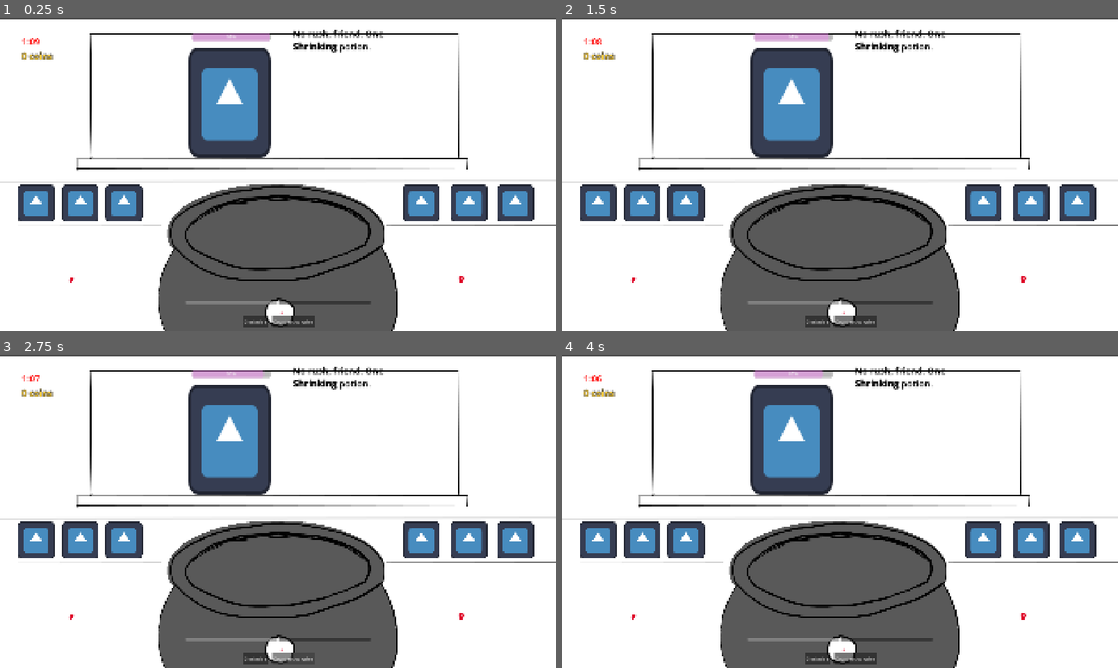
Above: before the commit, frames 1-4 (two rows, left to right).
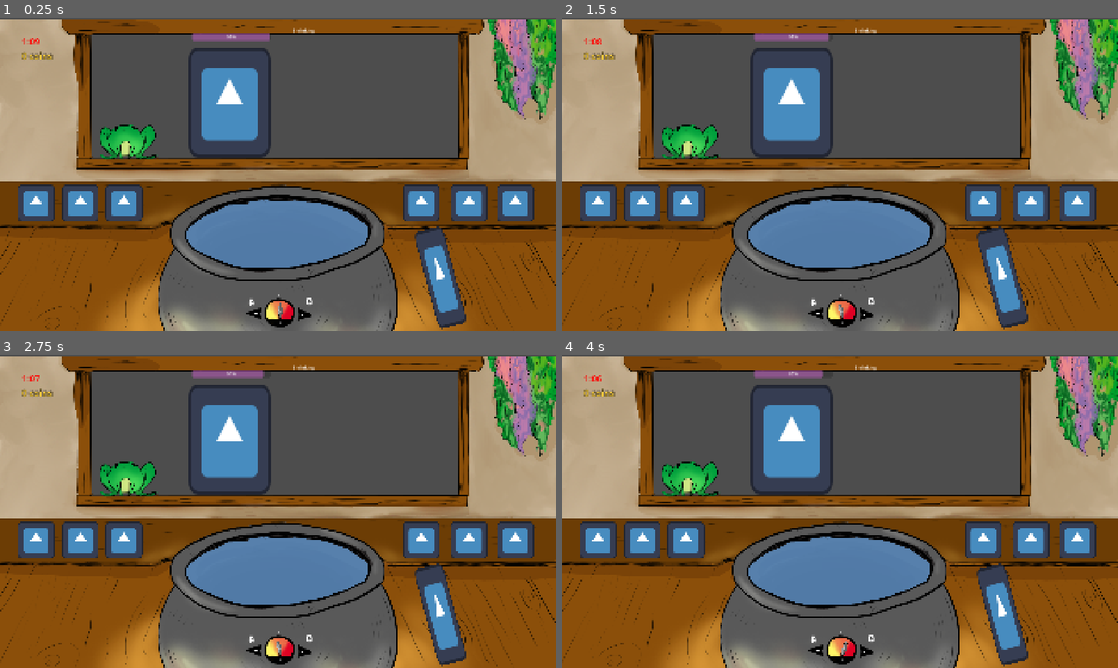
Above: after the commit, the same moments.

Repository: Eko199/Sugaming-Game-Jam-2026
Game: Godot game, scene res://main.tscn
Same seed, same stepped clock (60 frames per second), same inputs: the game is played once before the commit and once after it. The engine's default icon, where the game draws it, is replaced by a stand-in: a white triangle on a blue panel in a dark square.
Inputs (mouse positions are in pixels of both pictures, inside the frame that each line leads up to):
- Up to frame 1 (0.25 s): no input
- Up to frame 2 (1.5 s): click (817, 321) at 0.5 s, where only the run before the commit has a clickable "Clockwise"; click (817, 312) at 1.27 s
- Up to frame 3 (2.75 s): click (294, 658) at 2 s, where only the run before the commit has a clickable "Counterclockwise"
- Up to frame 4 (4 s): click (867, 652) at 2.77 s; tap Enter at 3.5 s; move the mouse to (962, 495) at 3.52 s; hold D (temp_up, bound only after the commit) from 3.53 s (still down); hold Right mouse button (spoon_drop, bound only after the commit) from 3.53 s (still down); click (962, 495) at 3.67 s

The runs differ from the first frame. In frame 1, 80% of the frame differs, in the area x 0-100%, y 0-100%; in frame 2, 80%; in frame 3, 80%; in frame 4, 80%.

Commit message:
Dial changes

Diff:
--- a/globals/constants.gd
+++ b/globals/constants.gd
@@ -10,8 +10,8 @@
 }
 
 enum RECIPE {
-	SHRINKING, STRENGTH, HEALING, FIRE_RESISTANCE, WATER_CONTROL,
-	NIGHT_VISION, JUMPING_POWER, CLONING
+	SHRINKING, STRENGTH, HEALING, FIRE_RESISTANCE,
+	WATER_CONTROL, JUMPING_POWER, CLONING
 }
 
 enum DEBUFF {
@@ -39,26 +39,17 @@
 	'blah',
 ]
 
-const REQUEST_LINES: Array = [
-	[
-		"QUICK! A %s potion, NOW!",
-		"%s potion! Hurry, hurry!",
-		"No time! %s potion, fast!",
-		"The dragon's coming! %s potion!!",
-	],
-	[
-		"Please give me a %s potion!",
-		"One %s potion, please.",
-		"I need a %s potion.",
-		"Got a %s potion for me?",
-	],
-	[
-		"Whenever you're ready, a %s potion please~",
-		"No rush, friend. One %s potion.",
-		"Take your time, I'd like a %s potion.",
-		"Ah, a %s potion would be lovely.",
-	],
+const INGREDIENT_COLOR: PackedColorArray = [
+	Color(0.72, 0.42, 0.18),
+	Color(0.95, 0.22, 0.08),
+	Color(0.45, 0.95, 0.80),
+	Color(0.92, 0.55, 0.95),
+	Color(0.40, 0.78, 0.15),
+	Color(1.00, 0.82, 0.15),
 ]
+const WATER_COLOR: Color = Color(0.40, 0.62, 0.85)
+const WATER_TINT_STRENGTH: PackedFloat32Array = [0.0, 0.65, 0.85, 1.0]
+const WATER_TINT_TIME: float = 0.4
 
 const QUALITY_MULT: PackedFloat32Array = [
 	0.0, 1.0, 1.5, 2.0
@@ -72,3 +63,4 @@
 const CUSTOMER_GAP: float = 1.0
 const RECIPE_DIFFICULTY_FALLOFF: float = 2.0
 const EASY_RECIPE_MIN_WEIGHT: float = 0.35
+const TEMP_DIAL_CHANGE: int = 5
--- a/globals/recipe.gd
+++ b/globals/recipe.gd
@@ -25,10 +25,6 @@
 	[Ingredient.TYPE.FROSTY_MINT, Ingredient.TYPE.UNICORN_TEARS] : [
 		Cons.RECIPE.WATER_CONTROL, Vector2i(10, 30),
 		Cons.STIR_PATTERN.COUNTERCLOCKWISE, 30
-	],
-	[Ingredient.TYPE.UNICORN_TEARS, Ingredient.TYPE.STAR_FLOWER] : [
-		Cons.RECIPE.NIGHT_VISION, Vector2i(60, 85),
-		Cons.STIR_PATTERN.CLOCKWISE, 30
 	],
 	[Ingredient.TYPE.EXPANDING_BEANS, Ingredient.TYPE.STAR_FLOWER] : [
 		Cons.RECIPE.JUMPING_POWER, Vector2i(40, 55),
--- a/globals/utility.gd
+++ b/globals/utility.gd
@@ -1,4 +1,31 @@
 extends Node
+
+class DragPreview extends Control:
+	var cauldron: Control
+	var water: TextureRect
+
+	func _ready() -> void:
+		cauldron = get_tree().get_first_node_in_group("cauldron")
+		if cauldron and cauldron.has_node("Water"):
+			water = cauldron.get_node("Water")
+
+	func _process(_delta: float) -> void:
+		var current_y: float = get_global_mouse_position().y
+		var water_y: float = 744.0
+		var water_z: int = 1
+
+		if is_instance_valid(cauldron) and cauldron.has_method("get_water_sort_y"):
+			water_y = cauldron.get_water_sort_y()
+			if cauldron.has_method("get_water_z_index"):
+				water_z = cauldron.get_water_z_index()
+		elif is_instance_valid(water):
+			water_y = water.global_position.y + water.size.y * (274.0 / 612.0)
+			water_z = water.z_index
+
+		if current_y > water_y:
+			z_index = water_z + 1
+		else:
+			z_index = max(0, water_z - 1)
 
 ## Returns the current main scene
 var scene: MainScene:
@@ -7,3 +34,21 @@
 ## Give an enum and key to get the name of the key
 func get_keyname(key: int, enu: Dictionary) -> String:
 	return (enu.find_key(key) as String).replace('_', ' ').capitalize()
+
+## Mixes colors
+func mix_colors(ings: Array[Ingredient.TYPE]) -> Color:
+	if ings.is_empty(): return Cons.WATER_COLOR
+	var sum: Color = Color(0, 0, 0)
+	var avg_sat: float = 0.0
+	var avg_val: float = 0.0
+	for ing in ings:
+		var col: Color = Cons.INGREDIENT_COLOR[ing]
+		sum += col.srgb_to_linear()
+		avg_sat += col.s
+		avg_val += col.v
+	var n: float = ings.size()
+	var mixed: Color = (sum / n).linear_to_srgb()
+	mixed.a = 1.0
+	mixed = Color.from_hsv(mixed.h, lerpf(mixed.s, avg_sat / n, 0.6), lerpf(mixed.v, avg_val / n, 0.5))
+	var strength: float = Cons.WATER_TINT_STRENGTH[mini(ings.size(), Cons.WATER_TINT_STRENGTH.size() - 1)]
+	return Cons.WATER_COLOR.lerp(mixed, strength)
--- a/main.gd
+++ b/main.gd
@@ -3,11 +3,13 @@
 
 @onready var round_timer: Timer = $UI/Timer
 @onready var customer: Customer = $Customer
+@onready var spoon: TextureRect = $Spoon
 
 var rng: RandomNumberGenerator = RandomNumberGenerator.new()
 var customers_spawned: int = 0
 var money: int = 0
 var potions_served: int = 0
+var is_spoon_held: bool = false
 
 func _ready() -> void:
 	rng.randomize()
@@ -15,7 +17,11 @@
 	Event.customer_paid.connect(_on_customer_paid)
 	_spawn_customer()
 
-## 0.0 at the start of the round, 1.0 at the end
+func _input(event: InputEvent) -> void:
+	if event.is_action_pressed('spoon_drop') and is_spoon_held:
+		spoon.show()
+		is_spoon_held = false
+
 func round_progress() -> float:
 	return 1.0 - round_timer.time_left / round_timer.wait_time
 
@@ -31,7 +37,6 @@
 	var weights: PackedFloat32Array = []
 	for i: int in Cons.RECIPE.size():
 		var weight: float = 1.0 / pow(1.0 + absf(i - target), Cons.RECIPE_DIFFICULTY_FALLOFF)
-		# Easier recipes never fully disappear later in the round
 		if i <= target: weight = maxf(weight, Cons.EASY_RECIPE_MIN_WEIGHT)
 		weights.append(weight)
 	return rng.rand_weighted(weights) as Cons.RECIPE
@@ -44,3 +49,7 @@
 func _on_customer_paid(amount: int, quality: Cons.QUALITY) -> void:
 	money += roundi(amount * Cons.QUALITY_MULT[quality])
 	Event.money_changed.emit(money)
+
+func _on_spoon_button_up() -> void:
+	spoon.hide()
+	is_spoon_held = true
--- a/main.tscn
+++ b/main.tscn
@@ -2,10 +2,11 @@
 
 [ext_resource type="Script" uid="uid://bwiwxpgus0hl4" path="res://ui/gui.gd" id="1_ig7tw"]
 [ext_resource type="Script" uid="uid://0830dg36o4ho" path="res://main.gd" id="1_lquwl"]
-[ext_resource type="Texture2D" uid="uid://dukht7q1xvq1d" path="res://textures/background_sketch.jpg" id="2_0xm2m"]
 [ext_resource type="PackedScene" uid="uid://dwvgd1ceya2ff" path="res://potion_making/ingredient.tscn" id="2_1bvp3"]
+[ext_resource type="Texture2D" uid="uid://cwdg41cb3c5sy" path="res://textures/background.png" id="3_7mycd"]
 [ext_resource type="PackedScene" uid="uid://b4a1c2d50cjdd" path="res://potion_making/cauldron.tscn" id="3_lquwl"]
 [ext_resource type="PackedScene" uid="uid://ddyr3a0jetguo" path="res://potion_making/customer.tscn" id="6_7mycd"]
+[ext_resource type="PackedScene" uid="uid://d33d5rnlivlhp" path="res://potion_making/spoon.tscn" id="7_272bh"]
 
 [sub_resource type="LabelSettings" id="LabelSettings_0xm2m"]
 font_size = 32
@@ -47,7 +48,7 @@
 [node name="Background" type="Sprite2D" parent="." unique_id=1861596065]
 position = Vector2(961.44446, 542.5)
 scale = Vector2(0.9990741, 0.9990741)
-texture = ExtResource("2_0xm2m")
+texture = ExtResource("3_7mycd")
 
 [node name="Shelf" type="Node2D" parent="." unique_id=25351675]
 
@@ -93,13 +94,20 @@
 type = 5
 
 [node name="Cauldron" parent="." unique_id=1067954735 instance=ExtResource("3_lquwl")]
-offset_left = 579.0
-offset_top = 618.0
-offset_right = 1331.0
-offset_bottom = 907.0
+offset_left = 589.0
+offset_top = 632.0
+offset_right = 1341.0
+offset_bottom = 921.0
 
 [node name="Customer" parent="." unique_id=637699539 instance=ExtResource("6_7mycd")]
 offset_left = 650.0
 offset_top = 101.0
 offset_right = 936.0
 offset_bottom = 482.0
+
+[node name="Spoon" parent="." unique_id=389561872 instance=ExtResource("7_272bh")]
+offset_left = 1470.0
+offset_top = 723.0
+offset_right = 1572.0
+offset_bottom = 1068.0
+rotation = -0.2617994
--- a/potion_making/cauldron.gd
+++ b/potion_making/cauldron.gd
@@ -1,8 +1,8 @@
 extends Control
 
-@onready var ingredient_textures: Array[TextureRect] = [
-	$Ingredient1, $Ingredient2, $Ingredient3
-]
+@onready var water: TextureRect = $Water
+@onready var dial: TextureRect = $Dial
+
 var current_items: Array[Ingredient.TYPE] = []
 var current_temp: float = 50.0
 var current_stirring: Cons.STIR_PATTERN
@@ -10,46 +10,63 @@
 func _ready() -> void:
 	Event.potion_served.connect(_potion_served)
 	Event.cauldron_emptied.connect(_potion_served)
+	water.self_modulate = Cons.WATER_COLOR
 	_potion_served()
+	update_dial()
 
 func _can_drop_data(_at_position: Vector2, data: Variant) -> bool:
 	return data is Node and data.is_in_group("ingredient") \
 		and current_items.size() < Cons.MAX_INGREDIENTS
 
-func _drop_data(at_position: Vector2, data: Variant) -> void:
-	added_item(data.type, at_position - 0.5 * data.size)
+func _drop_data(_at_position: Vector2, data: Variant) -> void:
+	added_item(data.type)
 	Event.ingredient_added.emit(data.type)
 
-func added_item(ing: Ingredient.TYPE, pos: Vector2) -> void:
+func added_item(ing: Ingredient.TYPE) -> void:
 	if current_items.size() >= Cons.MAX_INGREDIENTS: return
 	current_items.append(ing)
-	var idx: int = current_items.size() - 1
-	ingredient_textures[idx].texture = load(Cons.INGRIDIENT_TEXTURE[ing])
-	ingredient_textures[idx].position = pos
-	ingredient_textures[idx].show()
+	_update_water_color()
+
+func get_water_sort_y() -> float:
+	if not is_instance_valid(water):
+		return global_position.y
+	# Water oval center in water.png is at local Y ~274 out of 612
+	var water_center_ratio: float = 274.0 / 612.0
+	return water.global_position.y + water.size.y * water_center_ratio
+
+func get_water_z_index() -> int:
+	return water.z_index if is_instance_valid(water) else 1
 
 func _potion_served(_pot = null) -> void:
 	current_items.clear()
-	for t: TextureRect in ingredient_textures:
-		t.hide()
+	_update_water_color()
+
+func _update_water_color() -> void:
+	var tween: Tween = create_tween()
+	tween.tween_property(water, "self_modulate", Utility.mix_colors(current_items), Cons.WATER_TINT_TIME)
 
 func brew() -> void:
 	var result: Dictionary = Recipe.evaluate(current_items.duplicate(), roundi(current_temp), current_stirring)
-	print(result)
-	# Clears the cauldron and returns the ingredients to the shelf
 	Event.potion_served.emit(result)
+
+func _unhandled_input(event: InputEvent) -> void:
+	if event.is_action('temp_down'):
+		current_temp = clamp(current_temp - Cons.TEMP_DIAL_CHANGE, 0, 100)
+		update_dial()
+	elif event.is_action('temp_up'):
+		current_temp = clamp(current_temp + Cons.TEMP_DIAL_CHANGE, 0, 100)
+		update_dial()
+
+func update_dial() -> void:
+	dial.rotation = PI * (current_temp / 100) - PI / 2
 
 # TODO: Temporary just for testing
 #region temporary
-
-func _temperature_value_changed(value: float) -> void:
-	current_temp = value
 
 func _on_stir_left_button_up() -> void:
 	if current_items.is_empty(): return
 	current_stirring = Cons.STIR_PATTERN.CLOCKWISE
 	brew()
-
 
 func _on_stir_right_button_up() -> void:
 	if current_items.is_empty(): return
@@ -57,3 +74,11 @@
 	brew()
 
 #endregion
+
+func _on_dial_left_button_up() -> void:
+	current_temp = clamp(current_temp - Cons.TEMP_DIAL_CHANGE, 0, 100)
+	update_dial()
+
+func _on_dial_right_button_up() -> void:
+	current_temp = clamp(current_temp + Cons.TEMP_DIAL_CHANGE, 0, 100)
+	update_dial()
--- a/potion_making/cauldron.tscn
+++ b/potion_making/cauldron.tscn
@@ -1,7 +1,25 @@
 [gd_scene format=3 uid="uid://b4a1c2d50cjdd"]
 
 [ext_resource type="Script" uid="uid://8ohgtxd7ilg0" path="res://potion_making/cauldron.gd" id="1_6bp5d"]
-[ext_resource type="Texture2D" uid="uid://2c6dp0q3oc20" path="res://icon.svg" id="2_s5f67"]
+[ext_resource type="Texture2D" uid="uid://dcwaefrir31d0" path="res://textures/couldron.png" id="2_jokxh"]
+[ext_resource type="Texture2D" uid="uid://bv32u4fx1mo6" path="res://textures/water.png" id="2_s5f67"]
+[ext_resource type="Texture2D" uid="uid://bvmp4mxx3f3mi" path="res://textures/dial.png" id="4_bn7tg"]
+
+[sub_resource type="InputEventKey" id="InputEventKey_s5f67"]
+device = -1
+keycode = 74
+unicode = 106
+
+[sub_resource type="Shortcut" id="Shortcut_s5f67"]
+events = [SubResource("InputEventKey_s5f67")]
+
+[sub_resource type="InputEventKey" id="InputEventKey_jokxh"]
+device = -1
+keycode = 76
+unicode = 108
+
+[sub_resource type="Shortcut" id="Shortcut_r6ss7"]
+events = [SubResource("InputEventKey_jokxh")]
 
 [node name="Cauldron" type="Control" unique_id=400390485 groups=["cauldron"]]
 layout_mode = 3
@@ -12,54 +30,57 @@
 offset_bottom = 166.0
 script = ExtResource("1_6bp5d")
 
-[node name="ColorRect" type="ColorRect" parent="." unique_id=1009677442]
-visible = false
+[node name="Water" type="TextureRect" parent="." unique_id=756609593]
+y_sort_enabled = true
 layout_mode = 1
 anchors_preset = 15
 anchor_right = 1.0
 anchor_bottom = 1.0
+offset_left = -66.5
+offset_top = -135.0
+offset_right = 66.5
+offset_bottom = 135.0
 grow_horizontal = 2
 grow_vertical = 2
-
-[node name="Ingredient1" type="TextureRect" parent="." unique_id=873615250]
-custom_minimum_size = Vector2(128, 128)
-layout_mode = 0
-offset_left = 228.0
-offset_top = 119.0
-offset_right = 356.0
-offset_bottom = 247.0
 texture = ExtResource("2_s5f67")
 
-[node name="Ingredient2" type="TextureRect" parent="." unique_id=508372883]
-custom_minimum_size = Vector2(128, 128)
-layout_mode = 0
-offset_left = 228.0
-offset_top = 119.0
-offset_right = 356.0
-offset_bottom = 247.0
-texture = ExtResource("2_s5f67")
+[node name="Cauldron" type="TextureRect" parent="." unique_id=2134596718]
+z_index = 1
+layout_mode = 1
+anchors_preset = 15
+anchor_right = 1.0
+anchor_bottom = 1.0
+offset_left = -66.5
+offset_top = -135.0
+offset_right = 66.5
+offset_bottom = 135.0
+grow_horizontal = 2
+grow_vertical = 2
+texture = ExtResource("2_jokxh")
 
-[node name="Ingredient3" type="TextureRect" parent="." unique_id=1380123413]
-custom_minimum_size = Vector2(128, 128)
-layout_mode = 0
-offset_left = 228.0
-offset_top = 119.0
-offset_right = 356.0
-offset_bottom = 247.0
-texture = ExtResource("2_s5f67")
-
-[node name="HSlider" type="HSlider" parent="." unique_id=632833902]
-layout_mode = 0
-offset_left = 61.0
-offset_top = 353.0
-offset_right = 702.0
-offset_bottom = 375.0
-value = 50.0
+[node name="Dial" type="TextureRect" parent="." unique_id=680366212]
+z_index = 1
+layout_mode = 1
+anchors_preset = 8
+anchor_left = 0.5
+anchor_top = 0.5
+anchor_right = 0.5
+anchor_bottom = 0.5
+offset_left = -237.50002
+offset_top = -653.00006
+offset_right = 243.5
+offset_bottom = 359.99994
+grow_horizontal = 2
+grow_vertical = 2
+scale = Vector2(0.07, 0.07)
+pivot_offset_ratio = Vector2(0.5, 0.9)
+texture = ExtResource("4_bn7tg")
 
 [node name="StirButtons" type="HBoxContainer" parent="." unique_id=2003139960]
+visible = false
 layout_mode = 0
 offset_left = 196.0
-offset_top = 410.0
+offset_top = 367.0
 offset_right = 570.0
 offset_bottom = 450.0
 theme_override_constants/separation = 16
@@ -68,12 +89,45 @@
 
 [node name="Left" type="Button" parent="StirButtons" unique_id=1795247537]
 layout_mode = 2
+shortcut = SubResource("Shortcut_s5f67")
 text = "Clockwise"
 
 [node name="Right" type="Button" parent="StirButtons" unique_id=254810291]
 layout_mode = 2
+shortcut = SubResource("Shortcut_r6ss7")
 text = "Counterclockwise"
 
-[connection signal="value_changed" from="HSlider" to="." method="_temperature_value_changed"]
-[connection signal="button_up" from="StirButtons/Left" to="." method="_on_stir_left_button_up"]
-[connection signal="button_up" from="StirButtons/Right" to="." method="_on_stir_right_button_up"]
+[node name="DialLeft" type="Button" parent="." unique_id=1123118483]
+layout_mode = 1
+anchors_preset = 8
+anchor_left = 0.5
+anchor_top = 0.5
+anchor_right = 0.5
+anchor_bottom = 0.5
+offset_left = -110.5
+offset_top = 218.0
+offset_right = -59.5
+offset_bottom = 265.0
+grow_horizontal = 2
+grow_vertical = 2
+flat = true
+
+[node name="DialRight" type="Button" parent="." unique_id=2000768040]
+layout_mode = 1
+anchors_preset = 8
+anchor_left = 0.5
+anchor_top = 0.5
+anchor_right = 0.5
+anchor_bottom = 0.5
+offset_left = 63.5
+offset_top = 222.0
+offset_right = 114.5
+offset_bottom = 269.0
+grow_horizontal = 2
+grow_vertical = 2
+flat = true
+
+[connection signal="pressed" from="StirButtons/Left" to="." method="_on_stir_left_button_up"]
+[connection signal="pressed" from="StirButtons/Right" to="." method="_on_stir_right_button_up"]
+[connection signal="button_up" from="DialLeft" to="." method="_on_dial_left_button_up"]
+[connection signal="button_up" from="DialRight" to="." method="_on_dial_right_button_up"]
--- a/potion_making/customer.gd
+++ b/potion_making/customer.gd
@@ -5,7 +5,7 @@
 @export var patience: float
 
 @onready var timer: Timer = $Timer
-@onready var request_label: RichTextLabel = $RichTextLabel
+@onready var request_label: Label = $RequestLabel
 @onready var progress_bar: ProgressBar = $ProgressBar
 
 func _ready() -> void:
@@ -15,16 +15,10 @@
 func arrive(recipe: Cons.RECIPE, patience_time: float) -> void:
 	wanted = recipe
 	patience = patience_time
-	request_label.text = _make_request_text()
+	request_label.text = Utility.get_keyname(wanted, Cons.RECIPE)
 	timer.start(patience)
 	show()
 	Event.customer_arrived.emit(self)
-
-func _make_request_text() -> String:
-	var calmness: float = inverse_lerp(Cons.PATIENCE_MIN, Cons.PATIENCE_MAX, patience)
-	var tier: int = clampi(floori(calmness * Cons.REQUEST_LINES.size()), 0, Cons.REQUEST_LINES.size() - 1)
-	var potion_name: String = '[b]%s[/b]' % Utility.get_keyname(wanted, Cons.RECIPE)
-	return (Cons.REQUEST_LINES[tier] as Array).pick_random() % potion_name
 
 func leave(served: bool) -> void:
 	timer.stop()
--- a/potion_making/customer.tscn
+++ b/potion_making/customer.tscn
@@ -22,19 +22,6 @@
 texture = ExtResource("1_ot4or")
 script = ExtResource("2_4sc2f")
 
-[node name="RichTextLabel" type="RichTextLabel" parent="." unique_id=1172895856]
-layout_mode = 0
-offset_left = 361.0
-offset_top = -70.0
-offset_right = 798.0
-offset_bottom = 205.0
-theme_override_colors/default_color = Color(0, 0, 0, 1)
-theme_override_font_sizes/normal_font_size = 32
-theme_override_font_sizes/bold_font_size = 32
-bbcode_enabled = true
-text = "I want"
-fit_content = true
-
 [node name="ProgressBar" type="ProgressBar" parent="." unique_id=1651688127]
 layout_mode = 0
 offset_left = 14.0
@@ -46,4 +33,11 @@
 [node name="Timer" type="Timer" parent="." unique_id=1589425296]
 one_shot = true
 
+[node name="RequestLabel" type="Label" parent="." unique_id=1064407323]
+layout_mode = 0
+offset_left = 361.0
+offset_top = -70.0
+offset_right = 489.0
+offset_bottom = 58.0
+
 [connection signal="timeout" from="Timer" to="." method="_on_timer_timeout"]
--- /dev/null
+++ b/potion_making/drag_preview.gd
@@ -0,0 +1,37 @@
+extends Control
+class_name IngredientDragPreview
+
+var cauldron: Control
+var water: TextureRect
+
+func _ready() -> void:
+	_find_cauldron()
+
+func _find_cauldron() -> void:
+	cauldron = get_tree().get_first_node_in_group("cauldron")
+	if cauldron and cauldron.has_node("Water"):
+		water = cauldron.get_node("Water")
+
+func _process(_delta: float) -> void:
+	if not is_instance_valid(cauldron):
+		_find_cauldron()
+
+	var current_y: float = get_global_mouse_position().y
+	var water_y: float = 744.0
+	var water_z: int = 1
+
+	if is_instance_valid(cauldron) and cauldron.has_method("get_water_sort_y"):
+		water_y = cauldron.get_water_sort_y()
+		if cauldron.has_method("get_water_z_index"):
+			water_z = cauldron.get_water_z_index()
+	elif is_instance_valid(water):
+		water_y = water.global_position.y + water.size.y * (274.0 / 612.0)
+		water_z = water.z_index
+
+	# Y-sort with the water:
+	# If lower on screen (greater Y / from underneath / in front of water center): render over water
+	# If higher on screen (smaller Y / from above / behind water center): render under water
+	if current_y > water_y:
+		z_index = water_z + 1
+	else:
+		z_index = max(0, water_z - 1)
--- a/potion_making/ingredient.gd
+++ b/potion_making/ingredient.gd
@@ -11,6 +11,7 @@
 var saved_texture: Texture2D
 var is_currently_used: bool = false
 var is_dragging: bool = false
+const drag_preview = preload("res://potion_making/drag_preview.gd")
 
 func _ready() -> void:
 	texture = load(Cons.INGRIDIENT_TEXTURE[type])
@@ -19,7 +20,6 @@
 	Event.cauldron_emptied.connect(_return_to_shelf)
 
 func _return_to_shelf(_result = null) -> void:
-	# A held item resolves itself on drag end (dropped or returned), resetting it now would duplicate it
 	if is_dragging: return
 	texture = saved_texture
 	is_currently_used = false
@@ -27,10 +27,11 @@
 func _get_drag_data(_at_position: Vector2) -> Variant:
 	if is_currently_used: return null
 	var item: TextureRect = duplicate()
-	var item_holder: Control = Control.new()
+	var item_holder: Control = drag_preview.new()
 	item_holder.add_child(item)
 
 	item.position = -0.5 * size
+	item.rotation = randf_range(-0.1, 0.1) * PI
 	set_drag_preview(item_holder)
 	texture = null
 	is_currently_used = true
--- a/potion_making/ingredient.tscn
+++ b/potion_making/ingredient.tscn
@@ -6,5 +6,6 @@
 [node name="Ingridient" type="TextureRect" unique_id=83227316 groups=["ingredient"]]
 offset_right = 128.0
 offset_bottom = 128.0
+pivot_offset_ratio = Vector2(0.5, 0.5)
 texture = ExtResource("1_x67pw")
 script = ExtResource("2_c1ve6")
--- /dev/null
+++ b/potion_making/spoon.gd
@@ -0,0 +1,29 @@
+extends TextureRect
+
+const drag_preview = preload("res://potion_making/drag_preview.gd")
+
+var saved_texture: Texture2D
+var is_dragging: bool = false
+
+func _ready() -> void:
+	saved_texture = texture
+
+func _get_drag_data(_at_position: Vector2) -> Variant:
+	var item: TextureRect = duplicate()
+	var item_holder: Control = drag_preview.new()
+	item_holder.add_child(item)
+	item.position = -0.5 * size
+	set_drag_preview(item_holder)
+	texture = null
+	is_dragging = true
+	return self
+
+func _return_to_shelf(_result = null) -> void:
+	if is_dragging: return
+	texture = saved_texture
+
+func _notification(what: int) -> void:
+	if what == NOTIFICATION_DRAG_END and is_dragging:
+		is_dragging = false
+		if not is_drag_successful():
+			_return_to_shelf()
--- /dev/null
+++ b/potion_making/spoon.tscn
@@ -0,0 +1,12 @@
+[gd_scene format=3 uid="uid://d33d5rnlivlhp"]
+
+[ext_resource type="Texture2D" uid="uid://2c6dp0q3oc20" path="res://icon.svg" id="1_58bj4"]
+[ext_resource type="Script" uid="uid://dp7gcy621ti35" path="res://potion_making/spoon.gd" id="2_yeann"]
+
+[node name="Spoon" type="TextureRect" unique_id=863515842]
+offset_right = 102.0
+offset_bottom = 345.0
+pivot_offset_ratio = Vector2(0.5, 0.5)
+texture = ExtResource("1_58bj4")
+expand_mode = 1
+script = ExtResource("2_yeann")
--- a/project.godot
+++ b/project.godot
@@ -42,6 +42,34 @@
 
 cauldron=""
 
+[input]
+
+temp_down={
+"deadzone": 0.2,
+"events": [Object(InputEventKey,"resource_local_to_scene":false,"resource_name":"","device":-1,"window_id":0,"alt_pressed":false,"shift_pressed":false,"ctrl_pressed":false,"meta_pressed":false,"pressed":false,"keycode":0,"physical_keycode":65,"key_label":0,"unicode":97,"location":0,"echo":false,"script":null)
+]
+}
+temp_up={
+"deadzone": 0.2,
+"events": [Object(InputEventKey,"resource_local_to_scene":false,"resource_name":"","device":-1,"window_id":0,"alt_pressed":false,"shift_pressed":false,"ctrl_pressed":false,"meta_pressed":false,"pressed":false,"keycode":0,"physical_keycode":68,"key_label":0,"unicode":100,"location":0,"echo":false,"script":null)
+]
+}
+stir_clock={
+"deadzone": 0.2,
+"events": [Object(InputEventKey,"resource_local_to_scene":false,"resource_name":"","device":-1,"window_id":0,"alt_pressed":false,"shift_pressed":false,"ctrl_pressed":false,"meta_pressed":false,"pressed":false,"keycode":0,"physical_keycode":74,"key_label":0,"unicode":106,"location":0,"echo":false,"script":null)
+]
+}
+stir_anti={
+"deadzone": 0.2,
+"events": [Object(InputEventKey,"resource_local_to_scene":false,"resource_name":"","device":-1,"window_id":0,"alt_pressed":false,"shift_pressed":false,"ctrl_pressed":false,"meta_pressed":false,"pressed":false,"keycode":0,"physical_keycode":76,"key_label":0,"unicode":108,"location":0,"echo":false,"script":null)
+]
+}
+spoon_drop={
+"deadzone": 0.2,
+"events": [Object(InputEventMouseButton,"resource_local_to_scene":false,"resource_name":"","device":-1,"window_id":0,"alt_pressed":false,"shift_pressed":false,"ctrl_pressed":false,"meta_pressed":false,"button_mask":0,"position":Vector2(0, 0),"global_position":Vector2(0, 0),"factor":1.0,"button_index":2,"canceled":false,"pressed":false,"double_click":false,"script":null)
+]
+}
+
 [physics]
 
 3d/physics_engine="Jolt Physics"
Binary file removed: background.png
Not shown, added: potion_making/drag_preview.gd.uid
Not shown, added: potion_making/spoon.gd.uid
Not shown, added: textures/background.png.import
Binary file removed: textures/background_sketch.jpg
Binary file changed: textures/couldron.png
Not shown, added: textures/couldron.png.import
Binary file added: textures/dial.png
Not shown, added: textures/dial.png.import
Binary file added: textures/water.png
Not shown, changed: textures/water.png.import
